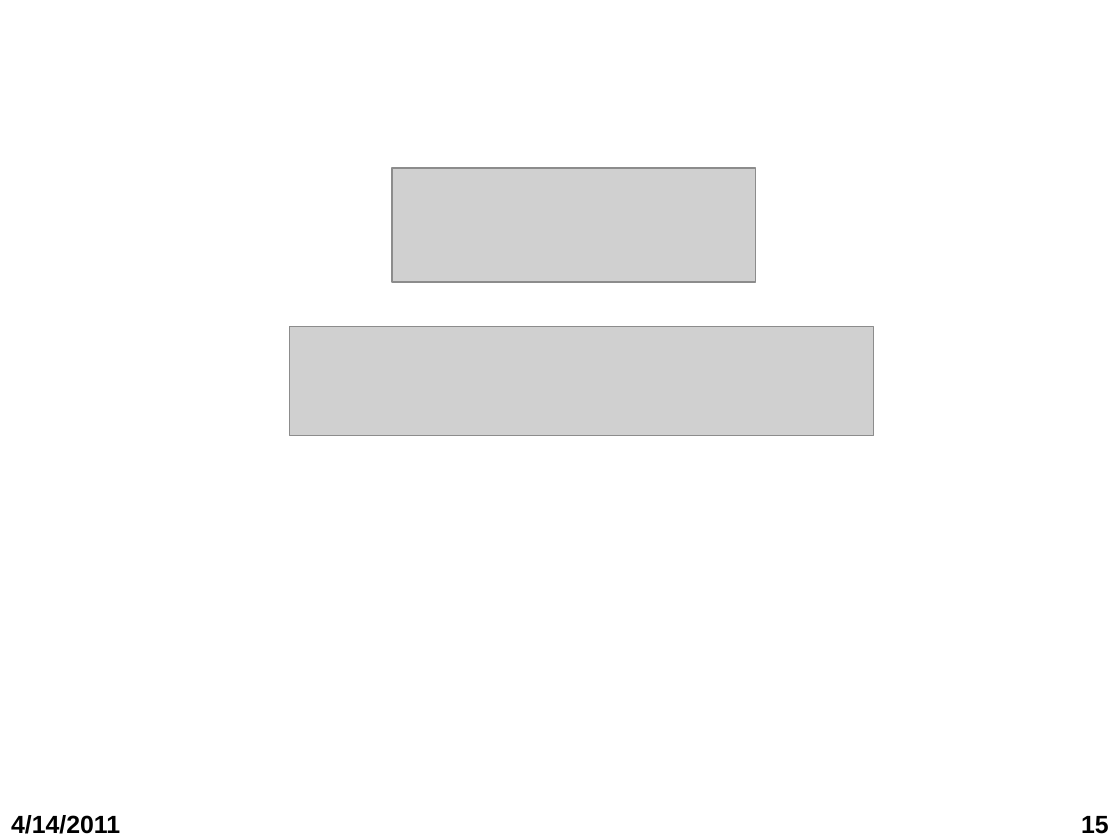
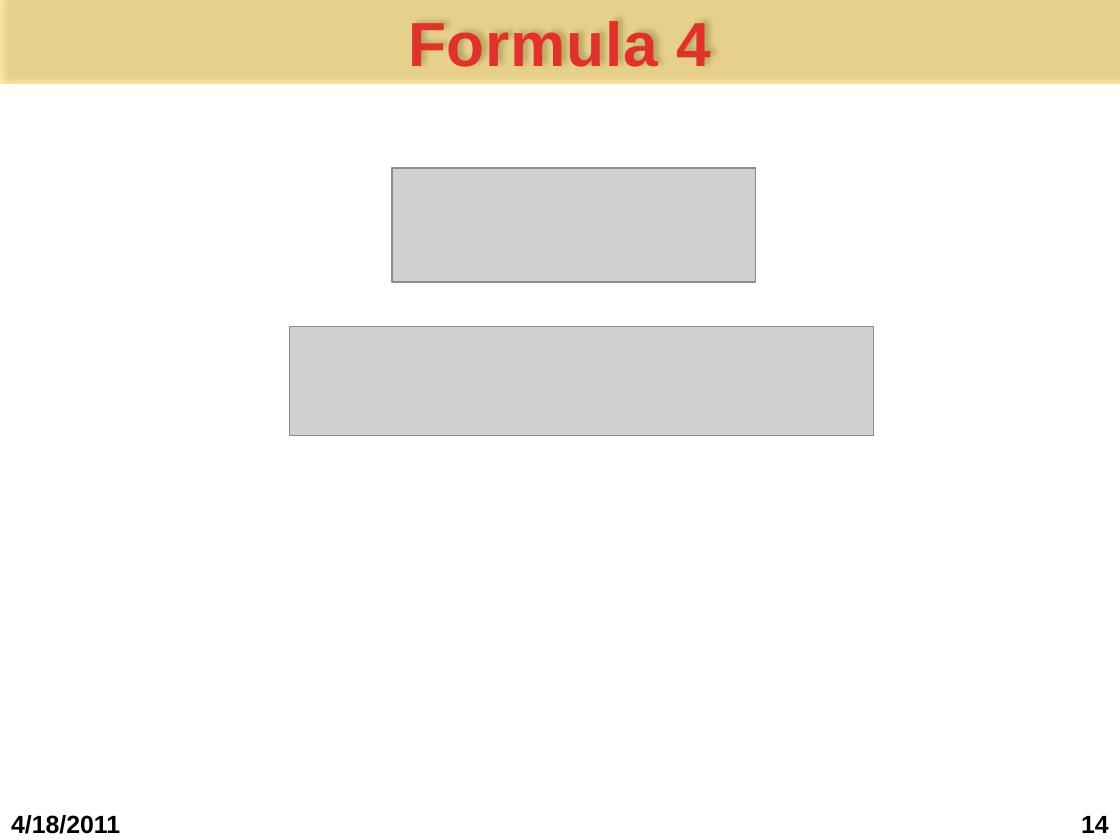
Before and after one commit to bomong/steganography-khtn-2011, a slide deck: slide 14 of Seminar cuoi ky/1.Bao cao/Slide bao cao.pptx (slide 15 before the commit). Drawn at 1120x840 pixels with LibreOffice and Linux fonts; fonts in the diff are those of the drawing; grey boxes stand for pictures; background and template pictures are left out. Boxes give left, top, right and bottom in pixels: in the first picture for what was removed or moved away, otherwise in the second. Text is boxed around its words. In the diff, an @@ line names an element or a change of style, - is before the commit and + after.

```diff
--- a/Seminar cuoi ky/1.Bao cao/Slide bao cao.pptx
+++ b/Seminar cuoi ky/1.Bao cao/Slide bao cao.pptx
@@ title added at [0, 0, 1120, 84], fill #FFC000 at 36% opacity, 40 pt, text gradient #E0322D to #A2201C, bold @@
+Formula 4
@@ text at [11, 815, 120, 834]: text changed @@
-4/14/2011
+4/18/2011
@@ page number at [1081, 816, 1109, 833]: text changed @@
-15
+14
```
Also in this commit, not shown: 22 other slides changed, 1 slide added, 6 slides removed, 4 other files.
